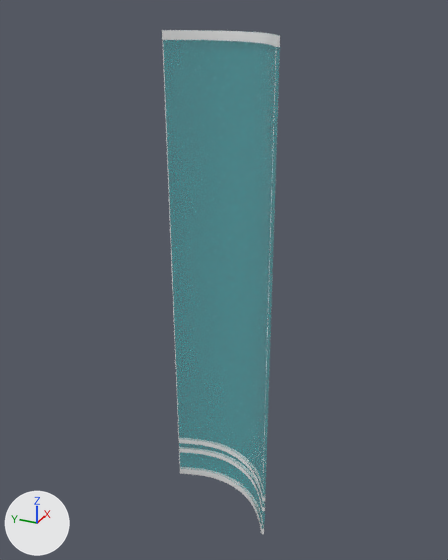
One commit to the glTF model public/three-assets/PuertaIA.glb: the scene before it, then after it.
Both versions are drawn from a 50 mm camera at (-0.1722, -0.0969, 0.7871) aimed at (0.0249, -0.0082, 0.6885). The lights are fixed; the arrows at lower left show +X, +Y and +Z. Vertices at the same position are counted once.

Objects in the first picture: 'D_ascensor_puerta3'.
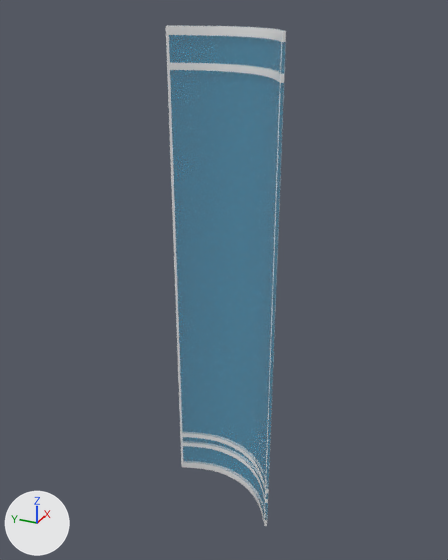
Pixel boxes [x1, y1, x2, y2] of what changed, in the pictures (448 x 560 px):
'D_ascensor_puerta3', reshaped, moved, turned: before [162, 30, 280, 534]; after [166, 26, 286, 526]
part 1 of me_d_ascensor_puerta3, built on: before [163, 67, 279, 141]; after [167, 63, 285, 135]
part 2 of me_d_ascensor_puerta3, recoloured: before [163, 35, 279, 528]; after [167, 35, 282, 519]

The change, as a diff of the scene's bpy script:
```diff
--- a/public/three-assets/PuertaIA.glb.py
+++ b/public/three-assets/PuertaIA.glb.py
@@ me_d_ascensor_puerta3 @@
 # used by ob_d_ascensor_puerta3; location = (-0.0014, -0.0012, 0.6805); rotation_euler = (0.00467, 0.00108, 2.325), in degrees (0.3, 0.1, 133); scale = (3.48, 3.48, 19.3)
-me_d_ascensor_puerta3.from_pydata(...)  # 978 vertices, 1952 faces; spans x -0.00949..-0.00203, y -0.00946..0.0042, z -0.005..0.00499
+me_d_ascensor_puerta3.from_pydata(...)  # 1034 vertices, 2064 faces; spans x -0.00949..-0.00203, y -0.00946..0.0042, z -0.005..0.00499
+# me_d_ascensor_puerta3 part 1
+# 112 faces are deleted
+# 56 new vertices lie (0.0, 0.0, -0.00013) away from vertices in x -0.00949..-0.00203, y -0.00946..0.0042, z 0.00437
+# 96 new faces join them, mat_export_habitacion_phong2 (cyan #3ec0eb)
+# 128 new faces join them, mat_export_habitacion_metal (white #eeeeee)
+# me_d_ascensor_puerta3 part 2: 104 faces spanning x -0.00884..-0.00209, y -0.00945..0.00413, z -0.005..0.00499 switch from mat_export_habitacion_phong2 (cyan #3de9e9) to mat_export_habitacion_metal (white #eeeeee)
@@ ob_d_ascensor_puerta3 @@
 ob_d_ascensor_puerta3 = bpy.data.objects.new('D_ascensor_puerta3', me_d_ascensor_puerta3)
-ob_d_ascensor_puerta3.location = (-0.0014, -0.0012, 0.6805)
-ob_d_ascensor_puerta3.rotation_euler = (0.00467, 0.00108, 2.325)  # degrees (0.3, 0.1, 133)
+ob_d_ascensor_puerta3.location = (0.0014, -0.0017, 0.6818)
+ob_d_ascensor_puerta3.rotation_euler = (0.0, 0.0, 2.346)  # degrees (0, 0, 134)
 ob_d_ascensor_puerta3.scale = (3.48, 3.48, 19.3)
```
